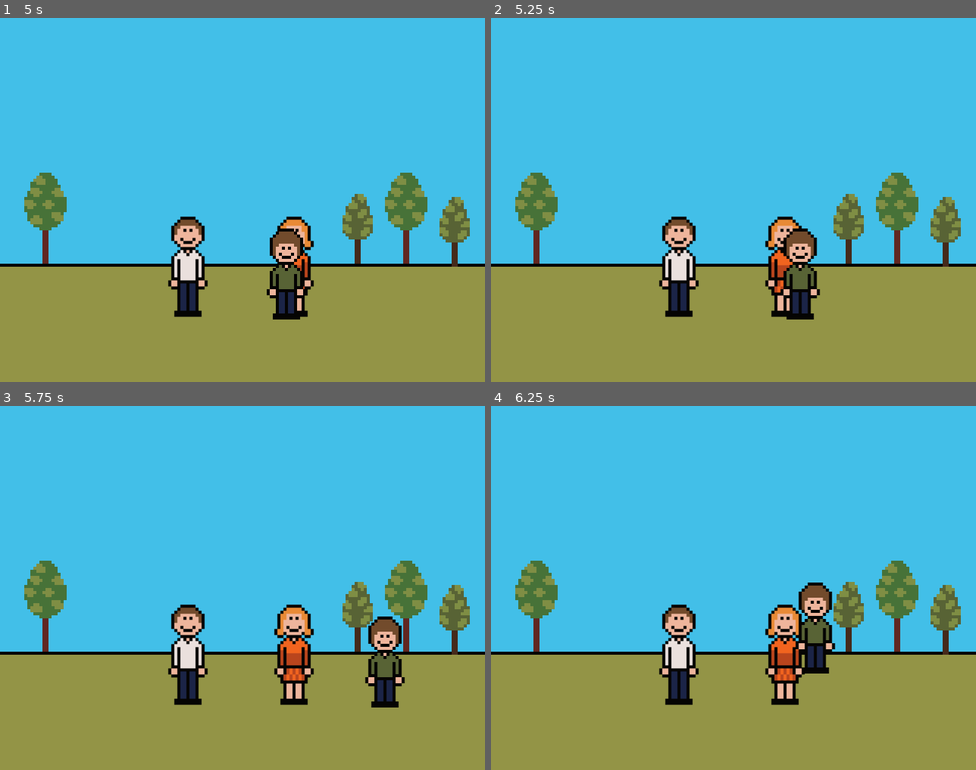
Above: before the commit, frames 1-4 (two rows, left to right).
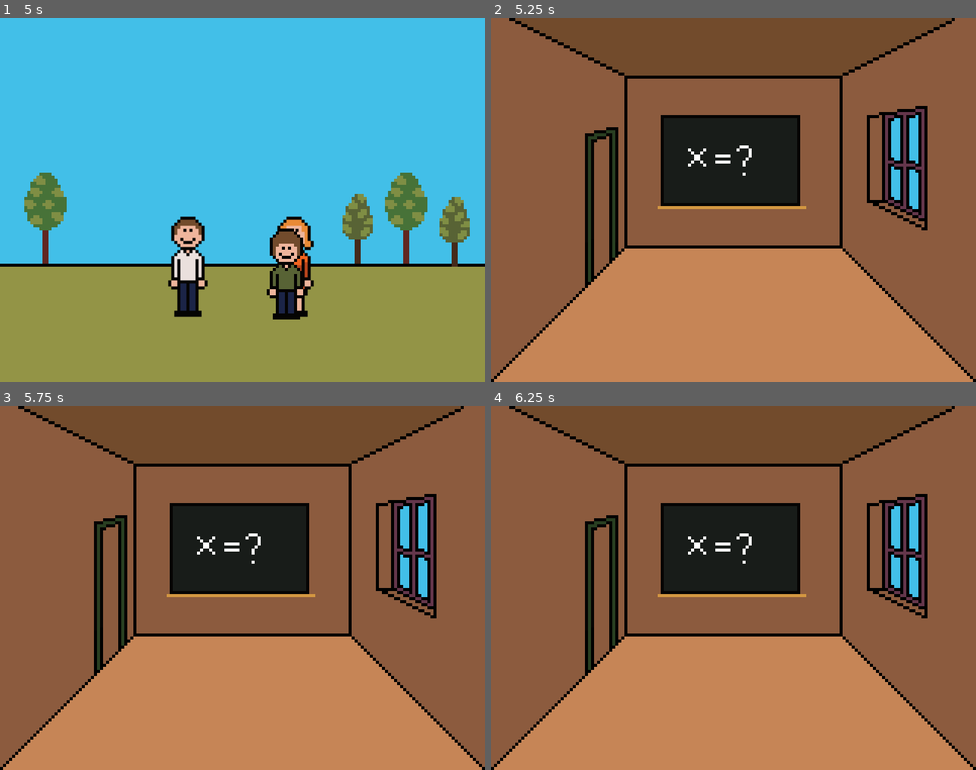
Above: after the commit, the same moments.

Repository: jiexdrop/halidom
Game: Godot game, scene res://scenes/main.tscn
Two runs of this game, one before a commit and one after it. Both use one fixed random seed, a clock stepped at 60 frames per second and the inputs below.
Inputs:
- Up to frame 1 (5 s): tap Enter (ui_accept) at 0.5, 0.77, 1.52, 3.02, 3.77, 4.52 s; hold Right (ui_right) 0.53-2.03 s; hold Left (ui_left) 2.03-2.78 s; hold Right (ui_right) 2.78-4.28 s; hold Left (ui_left) from 4.28 s (still down)
- Up to frame 2 (5.25 s): release Left (ui_left) at 5.03 s; hold Right (ui_right) from 5.03 s (still down)
- Up to frame 3 (5.75 s): keep holding Right (ui_right)
- Up to frame 4 (6.25 s): release Right (ui_right) at 5.78 s; hold Left (ui_left) from 5.78 s (still down); tap Enter (ui_accept) at 6.02 s

Frame 1 is identical in both runs. In frame 2, 99% of the frame differs, in the area x 0-100%, y 0-100%; in frame 3, 99%; in frame 4, 99%.

Commit message:
added school stuff

Diff:
--- a/scenes/level_2.tscn
+++ b/scenes/level_2.tscn
@@ -1,3 +1,9 @@
 [gd_scene format=3 uid="uid://d21muhalxo6hb"]
 
+[ext_resource type="Texture2D" uid="uid://c1kntmebrge07" path="res://images/school/bg.png" id="1_3bmlt"]
+
 [node name="Level2" type="Node2D" unique_id=1907783232]
+
+[node name="BG" type="Sprite2D" parent="." unique_id=947760058]
+position = Vector2(80, 60)
+texture = ExtResource("1_3bmlt")
--- a/scenes/main.gd
+++ b/scenes/main.gd
@@ -2,8 +2,13 @@
 
 @onready var mother: Sprite2D = $Mother
 @onready var father: Sprite2D = $Father
+@onready var load_scene_timer: Timer = $LoadSceneTimer
 
 
 func _on_area_2d_body_entered(body: Node2D) -> void:
 	father.texture = preload("res://images/father/father.png")
 	mother.texture = preload("res://images/mother/mother.png")
+	load_scene_timer.start()
+
+func _on_timer_timeout() -> void:
+	get_tree().change_scene_to_file("res://scenes/level_2.tscn")
--- a/scenes/main.tscn
+++ b/scenes/main.tscn
@@ -71,4 +71,8 @@
 [node name="CollisionShape2D" type="CollisionShape2D" parent="Area2D" unique_id=100419099]
 shape = SubResource("RectangleShape2D_o6xl0")
 
+[node name="LoadSceneTimer" type="Timer" parent="." unique_id=1394029852]
+wait_time = 2.0
+
 [connection signal="body_entered" from="Area2D" to="." method="_on_area_2d_body_entered"]
+[connection signal="timeout" from="LoadSceneTimer" to="." method="_on_timer_timeout"]
Binary file changed: images/Sprite-0001.aseprite
Binary file added: images/Sprite-0002.aseprite
Binary file added: images/park.aseprite
Binary file added: images/school/bg.png
Not shown, added: images/school/bg.png.import
Binary file added: images/school/chairs.png
Not shown, added: images/school/chairs.png.import
Binary file added: images/school/tables.png
Not shown, added: images/school/tables.png.import
Binary file added: images/school/teacher.png
Not shown, added: images/school/teacher.png.import
